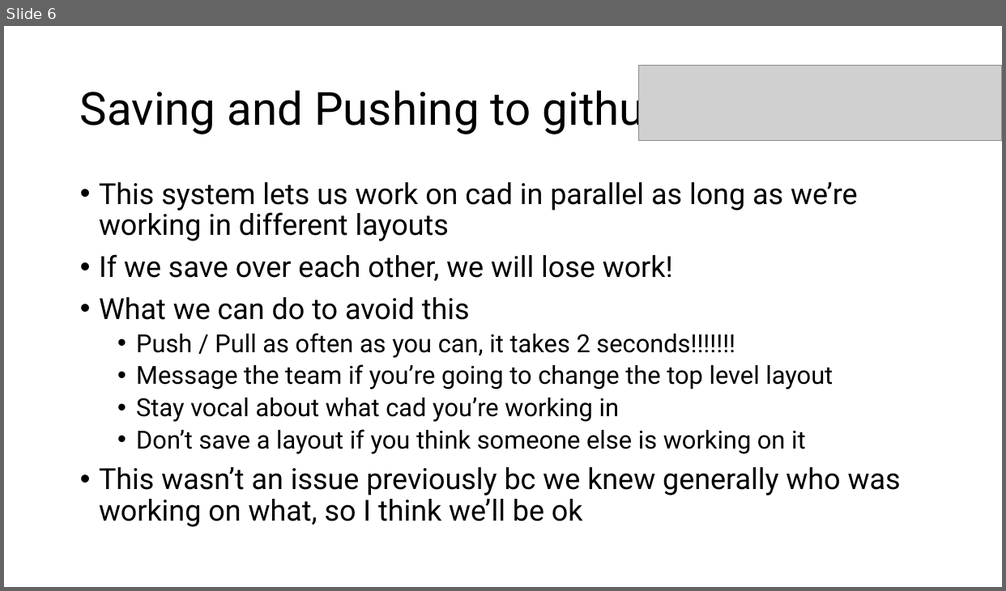
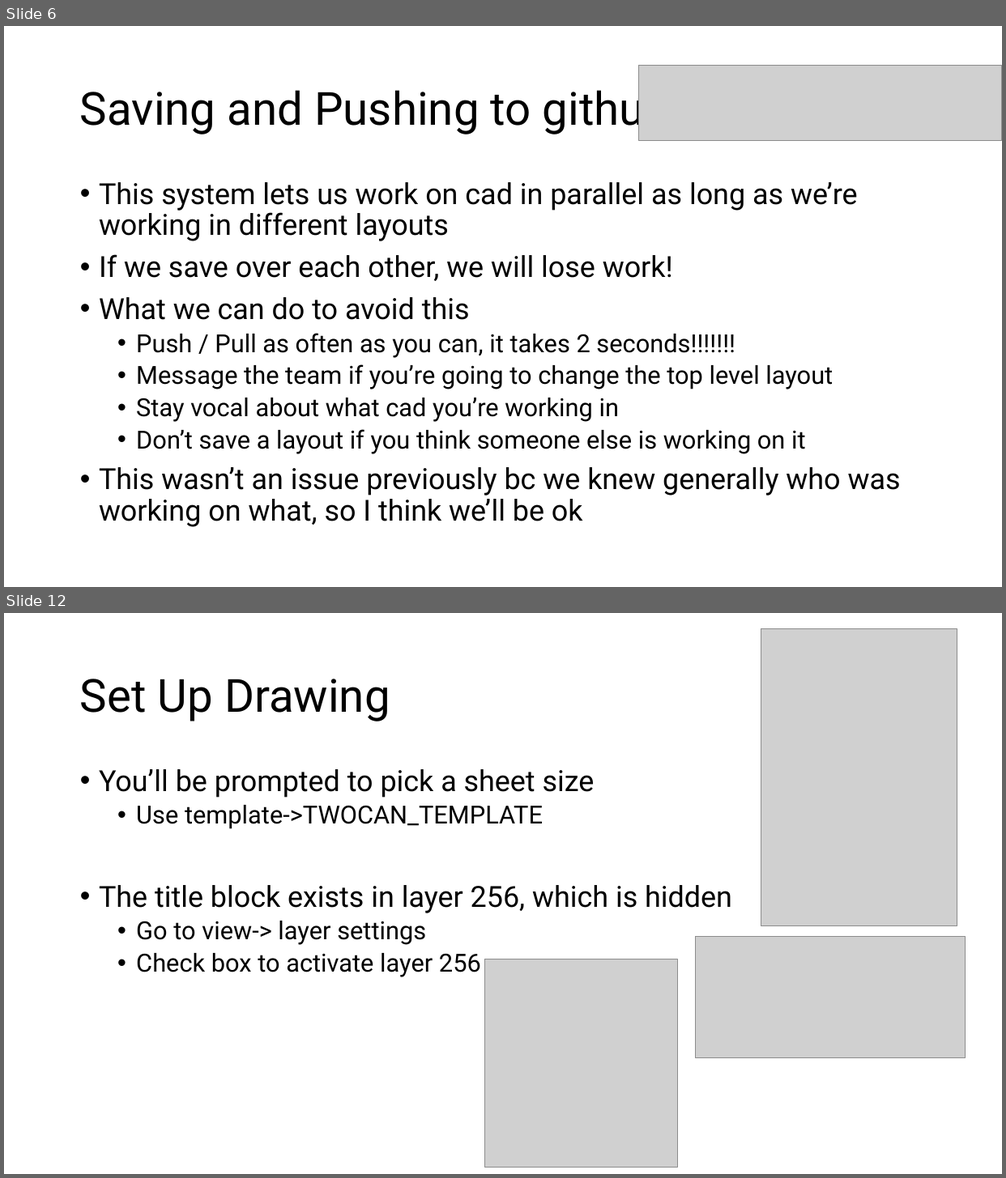
Before and after one commit to matt-lewton9/ME-463-Can-Crusher, a slide deck: So you want to Cad a part.pptx. Shown one above the other, each under a label of ours: slide 6 before the commit, slides 6 and 12 after it; the slides between them are not shown. The pictures are 1006x591 and 1006x1178 pixels, drawn with LibreOffice and Linux fonts; fonts in the diff are those of the drawing; grey boxes stand for pictures. Boxes give left, top, right and bottom in pixels: in the first picture for what was removed or moved away, otherwise in the second. Text is boxed around its words. In the diff, an @@ line names an element or a change of style, - is before the commit and + after.

```diff
--- a/So you want to Cad a part.pptx
+++ b/So you want to Cad a part.pptx
@@ slide 12 added at (4,613,1002,1174), background #FFFFFF @@
@@ picture added at (761,629,957,926) @@
@@ title added at (80,679,390,722), 44 pt, text #000000 @@
+Set Up Drawing
@@ text added at (99,769,732,977), 24 pt, text #000000 @@
+• You’ll be prompted to pick a sheet size
+  • Use template->TWOCAN_TEMPLATE
+• The title block exists in layer 256, which is hidden
+  • Go to view-> layer settings
+  • Check box to activate layer 256
@@ picture added at (696,937,965,1058) @@
@@ picture added at (485,960,678,1169) @@
```
Also in this commit, not shown: 1 slide changed, 5 other slides added, 10 other files.
